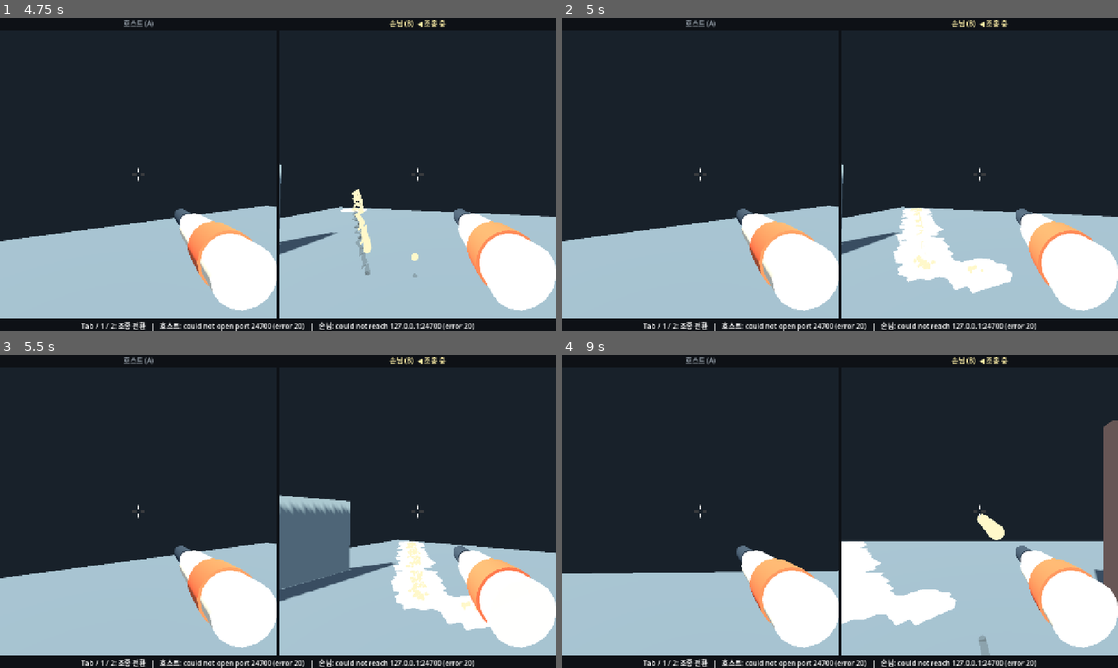
Above: before the commit, frames 1-4 (two rows, left to right).
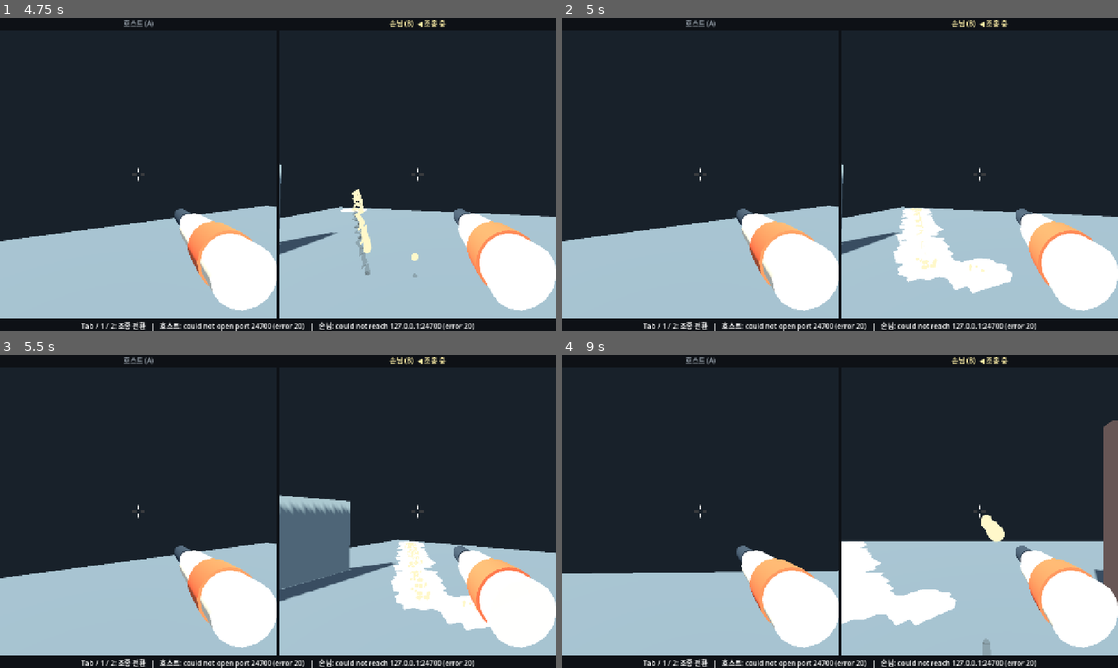
Above: after the commit, the same moments.

Repository: k3vin7/SauceIT-
Game: Godot game, scene res://dev_two_player.tscn
Same seed, same stepped clock (60 frames per second), same inputs: the game is played once before the commit and once after it. This scene is started directly instead of the project's main scene.
Inputs (mouse positions are in pixels of both pictures, inside the frame that each line leads up to):
- Up to frame 1 (4.75 s): tap Enter at 0.5, 2.75 s; move the mouse to (272, 180) at 0.52 s; hold Shift (run) 0.53-1.28 s; hold W (move_forward) 0.53-2.78 s; move the mouse to (316, 177) at 1.27 s; tap 2 (dev_pick_client) at 1.35 s; tap Shift (run) at 1.55, 2.3, 3.05, 3.8, 4.35 s; tap Space at 2, 3.5 s; move the mouse to (233, 171) at 2.02 s; hold 1 (dev_pick_host) 2.03-2.78 s; move the mouse to (283, 174) at 2.77 s; hold A (move_left) 2.78-3.53 s; tap Tab (dev_swap_player) at 2.85 s; move the mouse to (255, 168) at 3.52 s; press the mouse at (255, 168) at 3.53 s; hold W (move_forward) from 3.53 s (still down); move the mouse to (305, 174) at 4.27 s; release the mouse at (305, 174) at 4.28 s
- Up to frame 2 (5 s): keep holding W (move_forward)
- Up to frame 3 (5.5 s): keep holding W (move_forward); move the mouse to (250, 511) at 5.02 s; hold R (wipe_screen) from 5.03 s (still down); tap Shift (run) at 5.3 s
- Up to frame 4 (9 s): tap Enter at 5.75 s; move the mouse to (851, 505) at 5.77 s; release W (move_forward) at 5.78 s; release R (wipe_screen) at 5.78 s; hold D (move_right) 5.78-6.53 s; tap Shift (run) at 5.85, 6.8, 7.55, 8.3 s; tap Space at 6.5 s; move the mouse to (834, 517) at 6.52 s; hold 2 (dev_pick_client) 6.53-7.28 s; hold W (move_forward) 6.53-8.78 s; move the mouse to (878, 514) at 7.27 s; tap 1 (dev_pick_host) at 7.35 s; move the mouse to (795, 508) at 8.02 s; hold Tab (dev_swap_player) 8.03-8.78 s; move the mouse to (845, 511) at 8.77 s; hold A (move_left) from 8.78 s (still down); click (845, 511) at 8.85 s

Frame 1 is identical in both runs. In frame 2, less than 0.1% of the frame differs, in the area x 62-76%, y 60-82%; in frame 3, 0.2%, in the area x 72-86%, y 59-82%; in frame 4, 0.1%.

Commit message:
Throw four droplets per landing, not seven
The droplet pool is one per world, not one per player, and every strand
landing draws from it. At seven a single player peaked at 315 of the 512
slots and two players filled all of them, from which point a new landing
overwrites a droplet that is still alive -- it vanishes from where it
was and reappears somewhere else.

Four leaves two players at 360, with room for the density change that
follows. The count is exported, since it is now the knob that decides
whether the pool holds.

Measured, two players both firing at open floor:
  seven: 315 of 512 solo, 512 of 512 together
  four:  180 of 512 solo, 360 of 512 together

Claude-Session: https://claude.ai/code/session_015P14cRDTkxXpfq8Bum7Yfv

Diff:
--- a/scripts/mayo_prototype.gd
+++ b/scripts/mayo_prototype.gd
@@ -131,6 +131,11 @@
 @export_range(0.01, 0.5, 0.005, "suffix:m") var body_brush_radius := 0.07
 @export_range(0.05, 0.5, 0.01, "suffix:s") var landing_transition_time := 0.16
 @export_range(0.1, 2.0, 0.05, "suffix:s") var droplet_lifetime := 0.55
+## Droplets thrown by one landing. The pool they come from is one per world, not
+## one per player, so this is multiplied by every strand landing at once: at
+## seven, two players firing filled all 512 slots and began overwriting droplets
+## that were still alive.
+@export_range(1, 16, 1) var droplets_per_landing := 4
 
 @export_group("Aim")
 @export_range(0.01, 1.0, 0.01, "suffix:°/px") var mouse_sensitivity := 0.12
@@ -1519,7 +1524,7 @@
 		return
 	debug_droplet_spawns += 1
 	var expires_at := Time.get_ticks_msec() * 0.001 + droplet_lifetime
-	for _i in 7:
+	for _i in droplets_per_landing:
 		var droplet := _droplets[_droplet_cursor]
 		if not droplet.active:
 			_active_droplet_indices.push_back(_droplet_cursor)
--- /dev/null
+++ b/tests/_measure_drops.gd
@@ -0,0 +1,40 @@
+extends SceneTree
+func _initialize() -> void: call_deferred("_run")
+
+func _run() -> void:
+	var args := OS.get_cmdline_user_args()
+	var spacing := 0.09 if args.is_empty() else args[0].to_float()
+	for shooters in [1, 2]:
+		var scene = load("res://main.tscn").instantiate()
+		root.add_child(scene)
+		await physics_frame
+		scene.set_process_unhandled_input(false)
+		scene.point_spacing = spacing
+		scene.maximum_point_count = roundi(192.0 * 0.09 / spacing)
+		# Open floor, well clear of the walls: a strand that hits a wall paints it
+		# but never lands, and so never throws droplets.
+		scene._local.player.global_position = Vector3(-1.0, 0.64, 4.0)
+		scene.debug_set_aim(0.0, -30.0)
+		scene.debug_set_input(Vector2.ZERO, false, true)
+		for extra in range(2, 2 + shooters - 1):
+			var mark = scene.create_avatar(extra, 1, false)
+			mark.player.global_position = Vector3(0.8 * float(extra - 1), 0.64, 4.0)
+			mark.aim_pitch = deg_to_rad(-30.0)
+			mark.firing = true
+		var peak := 0
+		var landings_before: int = scene.debug_droplet_spawns
+		scene.debug_profile_enabled = true
+		for _f in 240:
+			await physics_frame
+			peak = maxi(peak, scene._active_droplet_indices.size())
+		var frames := 240.0
+		print("spacing %.3f, %d shooter(s): peak live droplets %d of %d   (%.0f landings/s x %d = %.0f droplets/s, life %.2f s -> %.0f expected)" % [
+			spacing, shooters, peak, scene._droplets.size(),
+			float(scene.debug_droplet_spawns - landings_before) / frames * 60.0,
+			scene.droplets_per_landing if "droplets_per_landing" in scene else 7,
+			float(scene.debug_droplet_spawns - landings_before) / frames * 60.0 * (scene.droplets_per_landing if "droplets_per_landing" in scene else 7),
+			scene.droplet_lifetime,
+			float(scene.debug_droplet_spawns - landings_before) / frames * 60.0 * (scene.droplets_per_landing if "droplets_per_landing" in scene else 7) * scene.droplet_lifetime])
+		scene.queue_free()
+		await physics_frame
+	quit(0)
